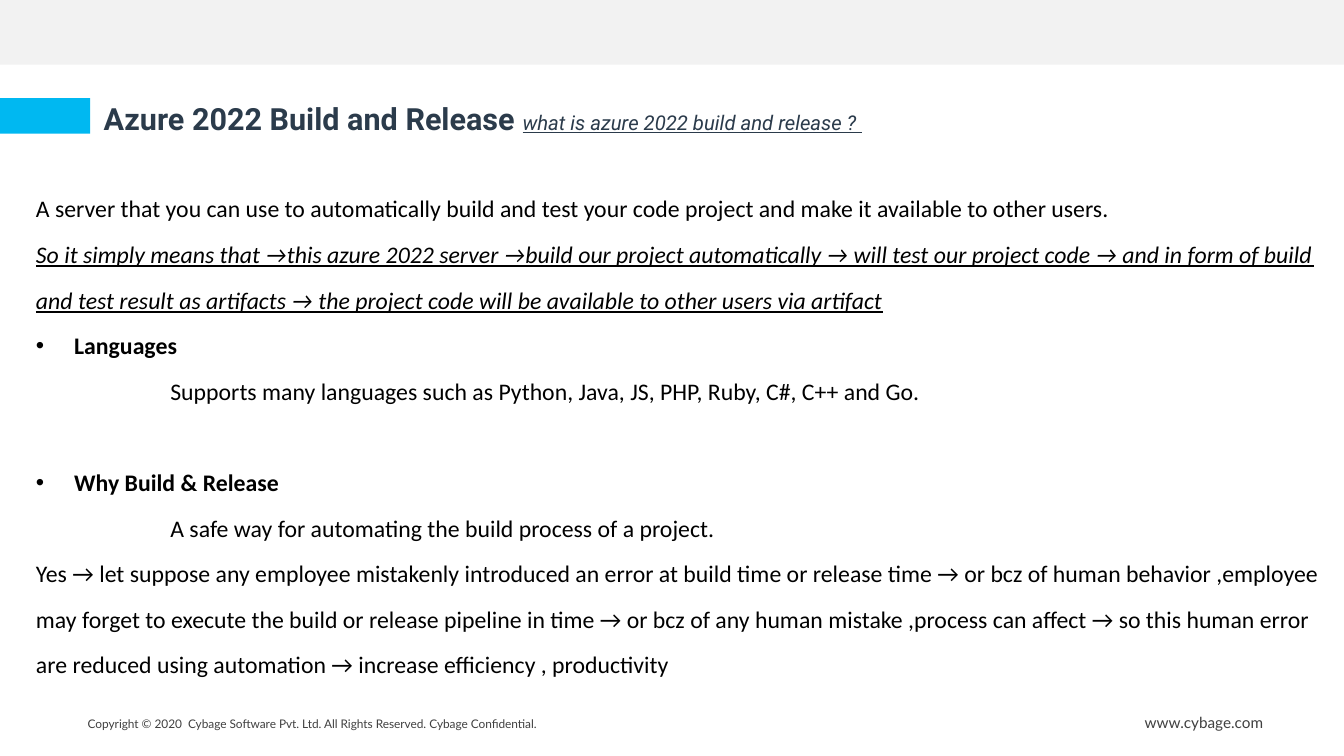
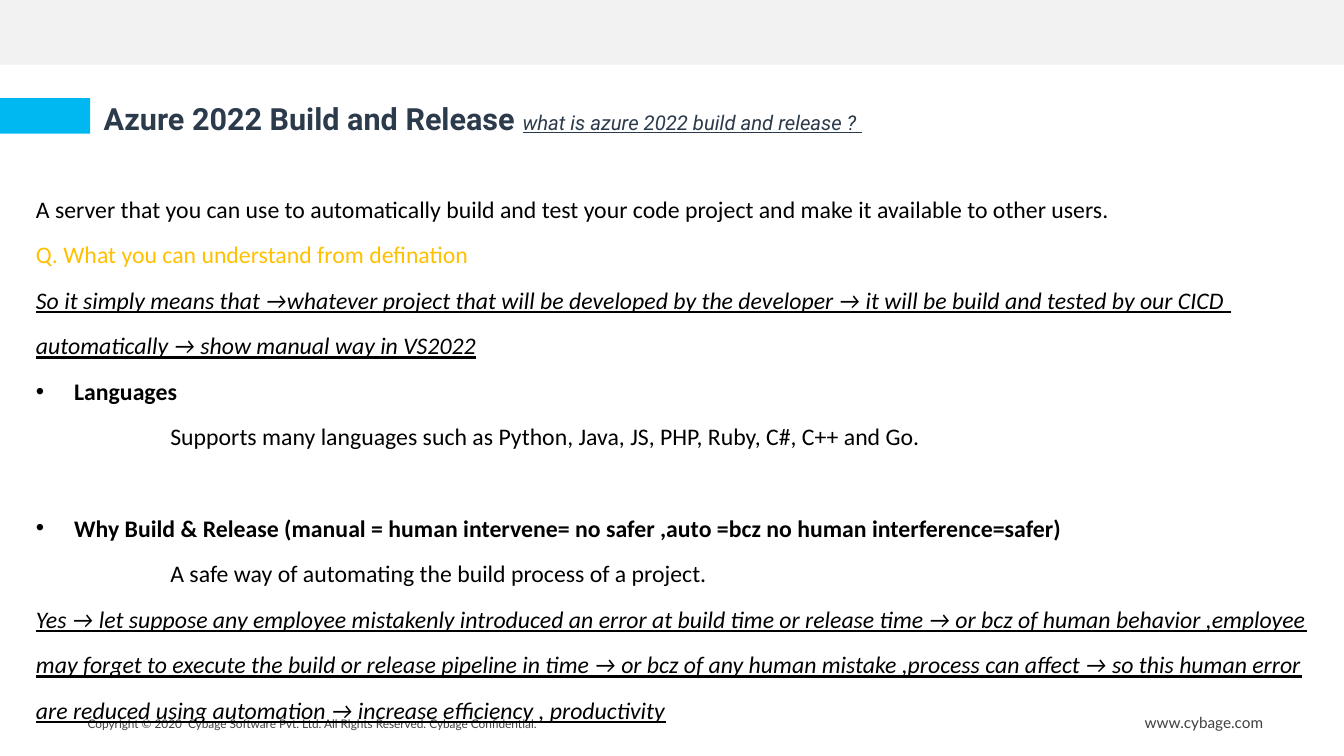
Before and after one commit to abcruturaj/Snyk_Docx, a slide deck: slide 3 of CI-CD Pipelines.pptx. Drawn at 1344x756 pixels with LibreOffice and Linux fonts; fonts in the diff are those of the drawing; background and template pictures are left out. Boxes give left, top, right and bottom in pixels: in the first picture for what was removed or moved away, otherwise in the second. Text is boxed around its words. In the diff, an @@ line names an element or a change of style, - is before the commit and + after.

Commit message:
CICD modn

```diff
--- a/CI-CD Pipelines.pptx
+++ b/CI-CD Pipelines.pptx
@@ text at [36,246,1223,359]: text changed @@
-So it simply means that →this azure 2022 server →build our project automatically → will test our project code → and in form of build and test result as artifacts → the project code will be available to other users via artifact
+Q. What you can understand from defination
+So it simply means that →whatever project that will be developed by the developer → it will be build and tested by our CICD automatically → show manual way in VS2022
@@ text at [74,519,1061,586]: text changed; bold on @@
-• Why Build & Release
-A safe way for automating the build process of a project.
+• Why Build & Release (manual = human intervene= no safer ,auto =bcz no human interference=safer)
+A safe way of automating the build process of a project.
@@ text at [36,611,1305,726]: italic on, underline on in "Yes → let suppose any employee mistakenly ..." @@
```
Also in this commit, not shown: 5 other slides changed.
